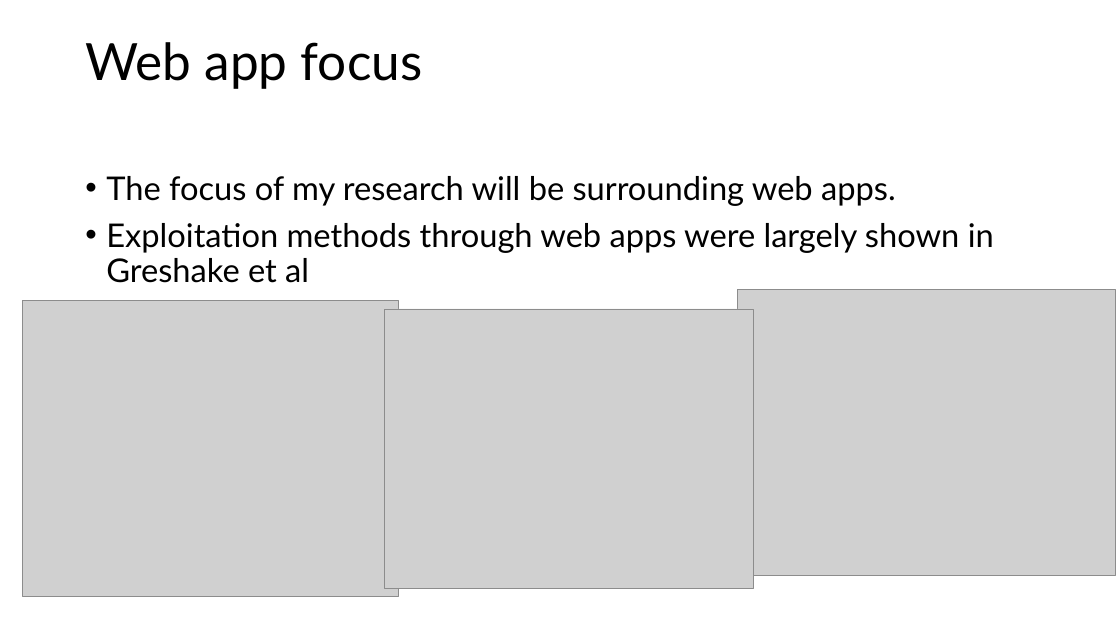
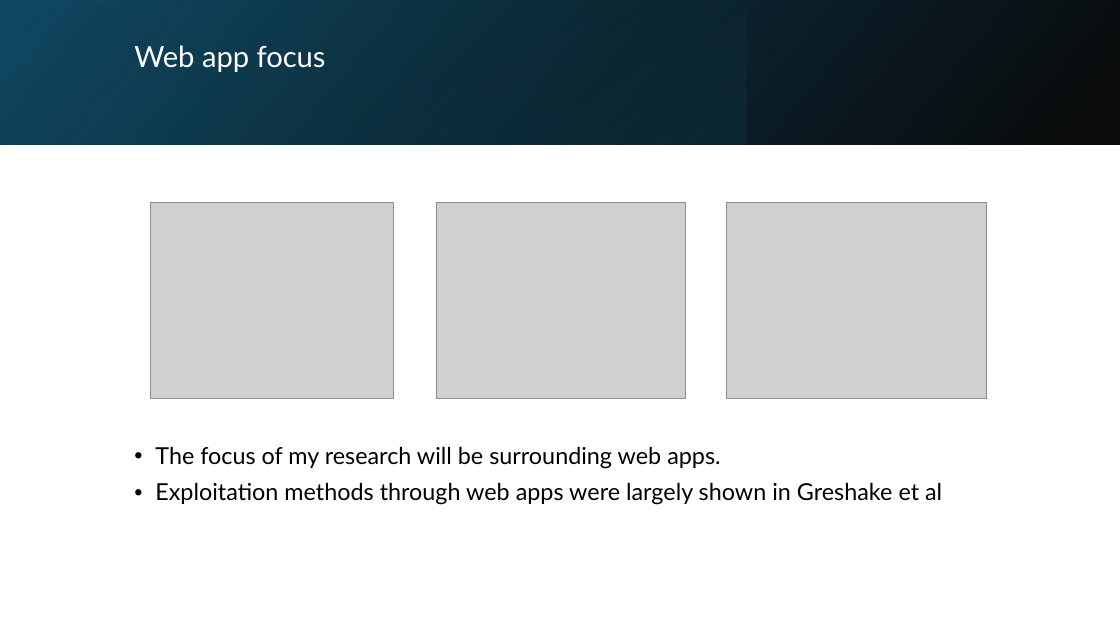
Before and after one commit to Fitch-Gamer/Bachelors-Dissertation, a slide deck: slide 11 of Demonstration of progress/Demonstration of progress.pptx. Drawn at 1120x630 pixels with LibreOffice and Linux fonts; fonts in the diff are those of the drawing; grey boxes stand for pictures. Boxes give left, top, right and bottom in pixels: in the first picture for what was removed or moved away, otherwise in the second. Text is boxed around its words. In the diff, an @@ line names an element or a change of style, - is before the commit and + after.

```diff
--- a/Demonstration of progress/Demonstration of progress.pptx
+++ b/Demonstration of progress/Demonstration of progress.pptx
@@ rectangle added at box(0, 0, 1120, 145), fill gradient #000000 to #104862 @@
@@ rectangle added at box(0, 0, 1120, 145), fill gradient #156082 to #000000 @@
@@ rectangle added at box(351, 0, 747, 145), fill gradient #156082 to #0B3041 @@
@@ title "Web app focus": place and size @@
-title "Web app focus" at box(85, 42, 423, 89)
+title "Web app focus" at box(134, 45, 326, 72)
@@ title "Web app focus" at box(134, 45, 326, 72): size 44 to 25 pt, text colour #000000 to #FFFFFF @@
@@ picture: place and size @@
-picture at box(738, 290, 1116, 576)
+picture at box(150, 202, 393, 398)
@@ picture: place and size @@
-picture at box(23, 301, 399, 597)
+picture at box(436, 202, 686, 398)
@@ picture: place and size @@
-picture at box(384, 309, 753, 588)
+picture at box(727, 202, 986, 398)
@@ text "The focus of my research ...": place and size @@
-text "The focus of my research ..." at box(106, 176, 994, 283)
+text "The focus of my research ..." at box(155, 446, 942, 505)
@@ text "The focus of my research ..." at box(155, 446, 942, 505): size 28 to 20 pt @@
```
Also in this commit, not shown: 12 other slides changed, 1 other file.
